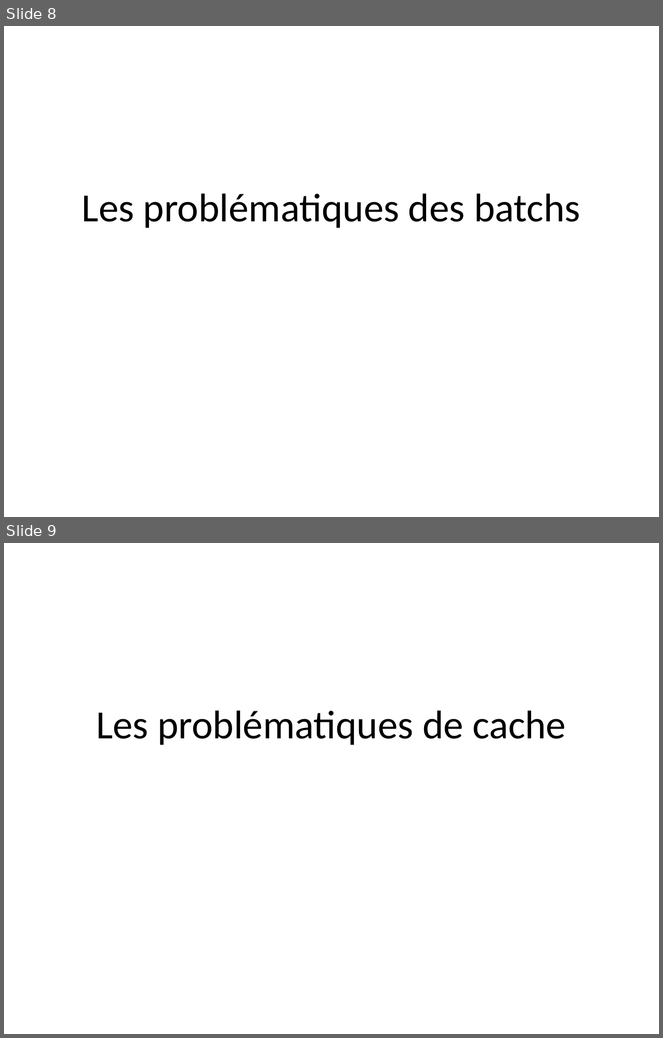
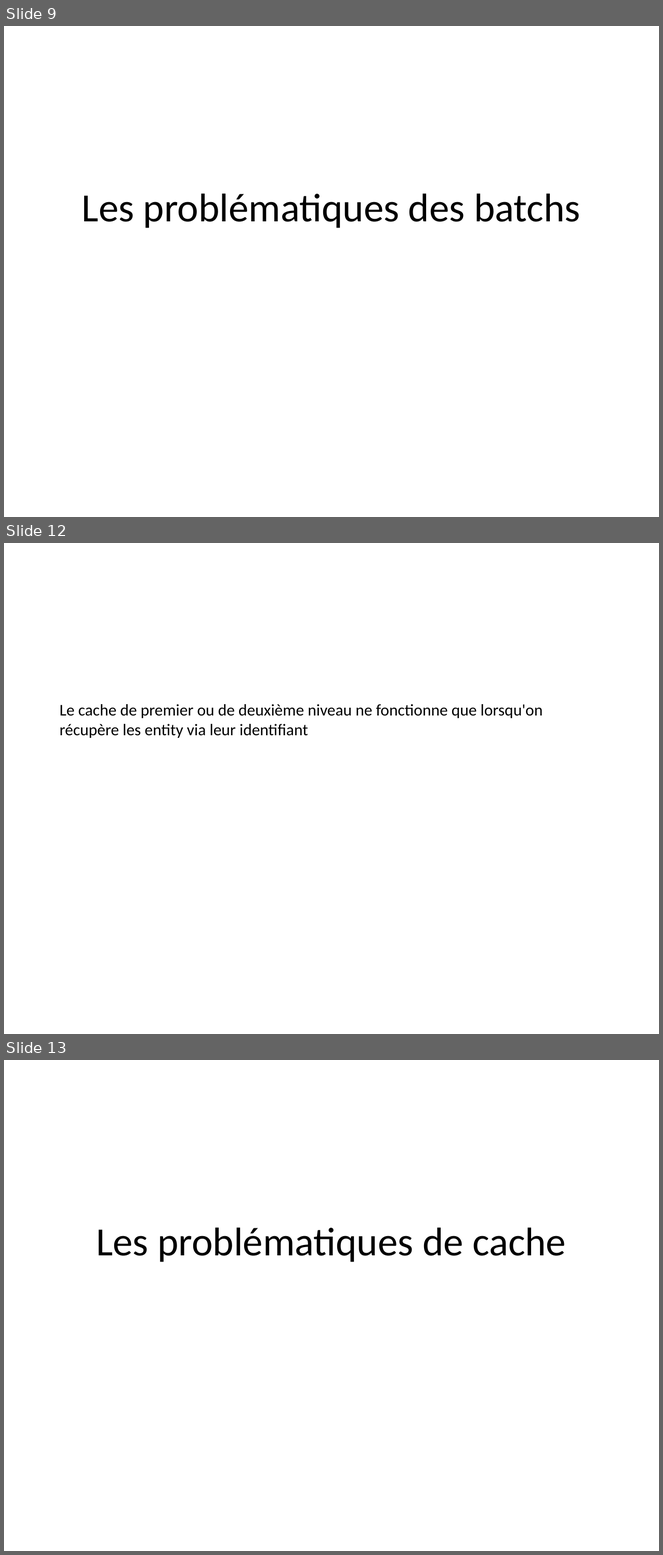
Before and after one commit to Pierre76400/demohibernate, a slide deck: src/main/resources/presentation/DemoHibernate.ppt. Shown one above the other, each under a label of ours: slides 8 and 9 before the commit, slides 9, 12 and 13 after it; the slides between them are not shown. The pictures are 663x1038 and 663x1555 pixels, drawn with LibreOffice and Linux fonts; fonts in the diff are those of the drawing. Boxes give left, top, right and bottom in pixels: in the first picture for what was removed or moved away, otherwise in the second. Text is boxed around its words. In the diff, an @@ line names an element or a change of style, - is before the commit and + after.

```diff
--- a/src/main/resources/presentation/DemoHibernate.ppt
+++ b/src/main/resources/presentation/DemoHibernate.ppt
@@ slide 12 added at [4, 543, 659, 1034], background #FFFFFF @@
@@ title added at [60, 704, 543, 738], 18 pt, text #000000 @@
+Le cache de premier ou de deuxième niveau ne fonctionne que lorsqu'on récupère les entity via leur identifiant
@@ what was slide 8 is now slide 9 @@
@@ what was slide 9 is now slide 13 @@
```
Also in this commit, not shown: 2 slides changed, 3 other slides added, 1 other file.
